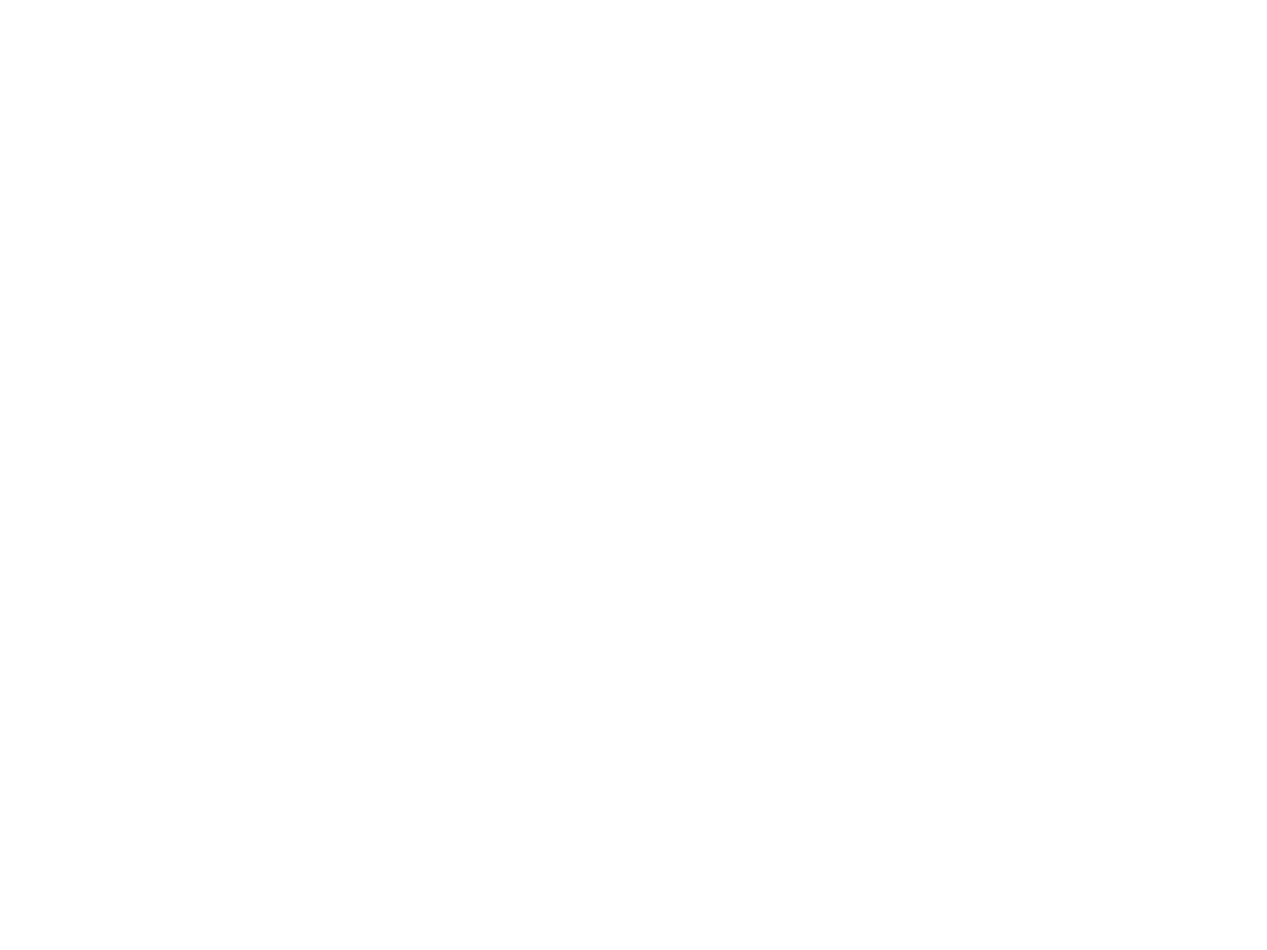
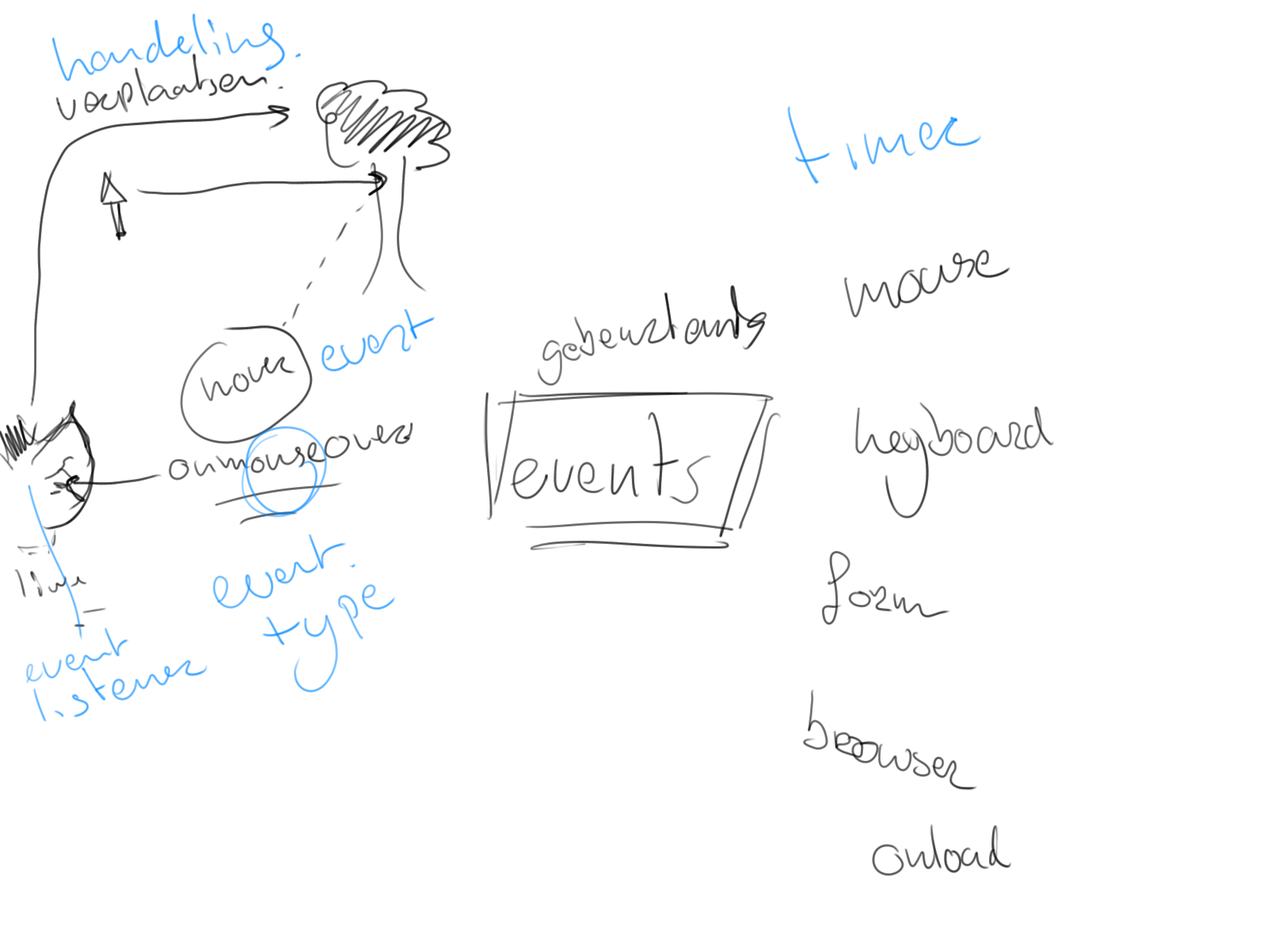
Revision of a layered 1267x950 image; what changed, layer by layer:
painted on "Vector" over [0, 12, 1054, 877]
